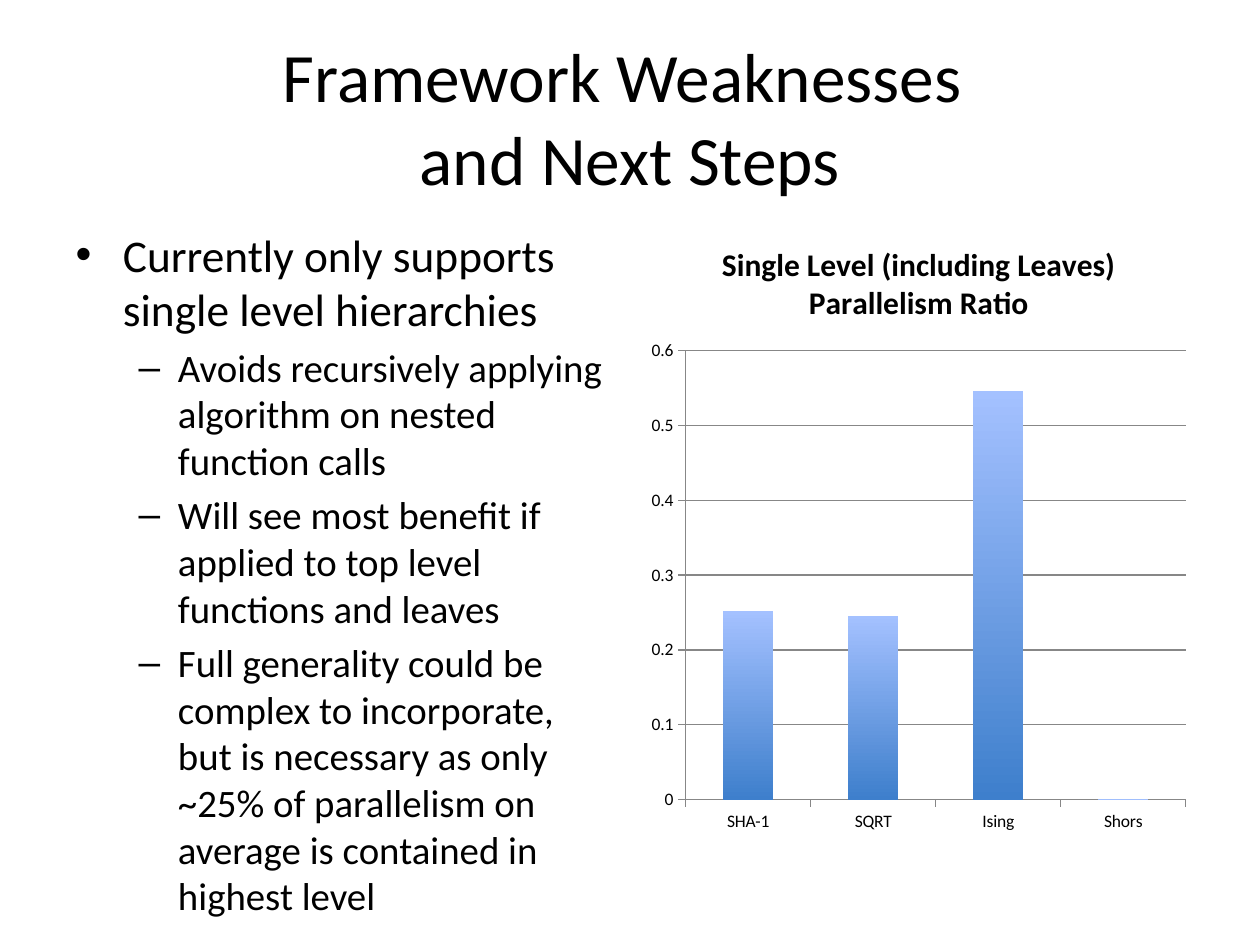
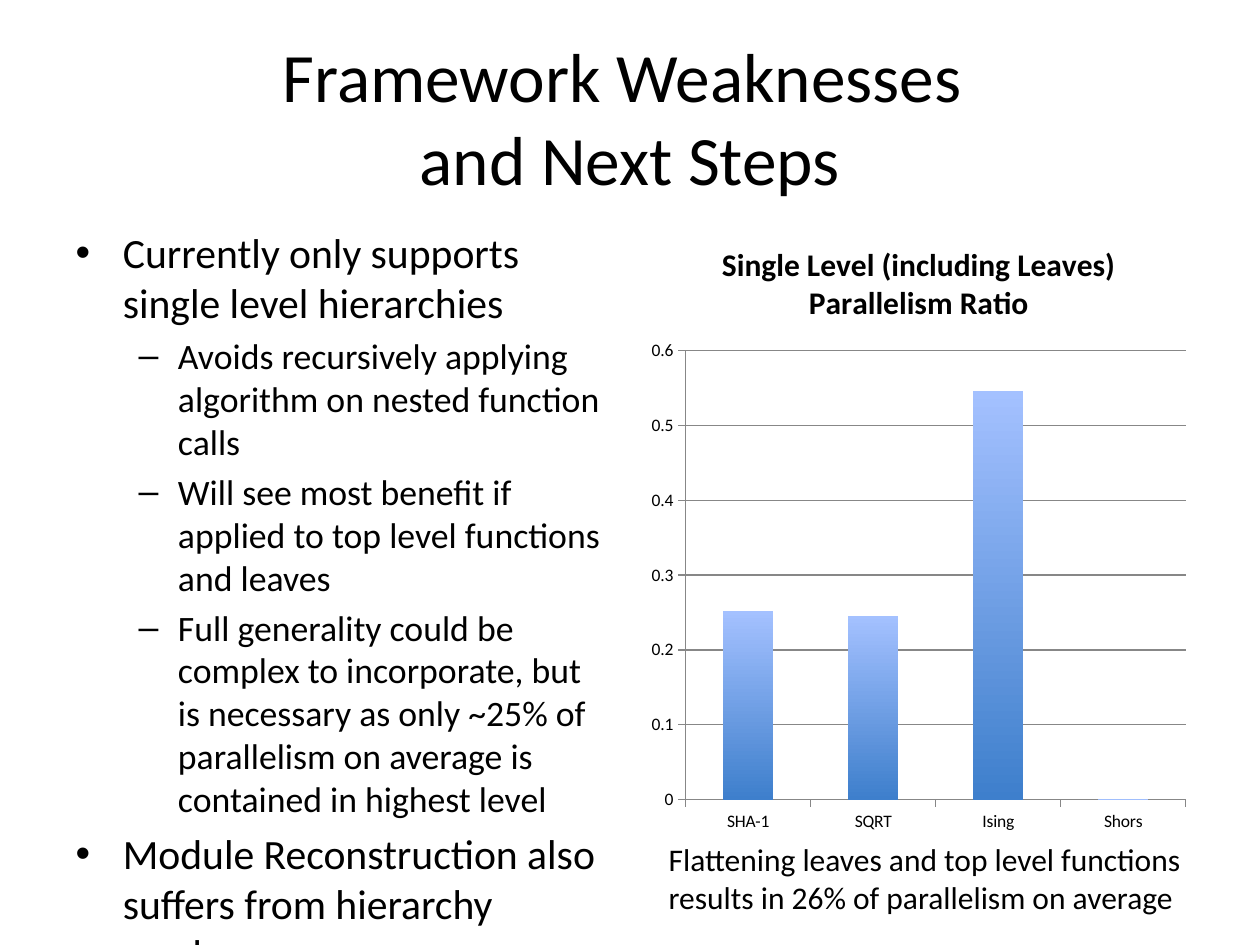
Before and after one commit to ah744/CryoControl, a slide deck: slide 10 of WriteUp/Formalism/FrameworkPresentation.pptx. Drawn at 1260x945 pixels with LibreOffice and Linux fonts; fonts in the diff are those of the drawing. Boxes give left, top, right and bottom in pixels: in the first picture for what was removed or moved away, otherwise in the second. Text is boxed around its words. In the diff, an @@ line names an element or a change of style, - is before the commit and + after.

```diff
--- a/WriteUp/Formalism/FrameworkPresentation.pptx
+++ b/WriteUp/Formalism/FrameworkPresentation.pptx
@@ text at bbox=[123, 239, 600, 818]: size 25.9 to 23.8 pt in "Currently only supports single level hierarchies"; size 22.2 to 20.4 pt in "Avoids recursively applying algorithm on nested function ...", "Will see most benefit if applied to ...", "Full generality could be complex to incorporate, ..." @@
@@ text at bbox=[123, 840, 595, 926]: paragraph added @@
+• Module Reconstruction also suffers from hierarchy weakness
@@ text added at bbox=[669, 849, 1180, 915], 18 pt, text #000000 @@
+Flattening leaves and top level functions results in 26% of parallelism on average
```
Also in this commit, not shown: 5 other slides changed, 1 slide added, 11 other files.
